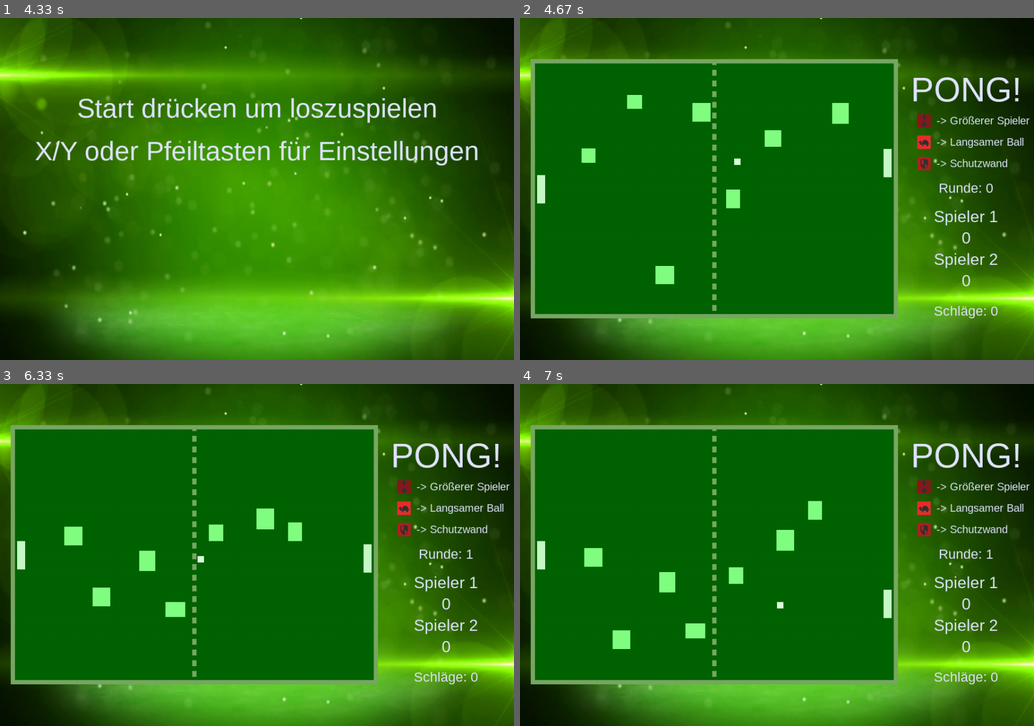
Above: before the commit, frames 1-4 (two rows, left to right).
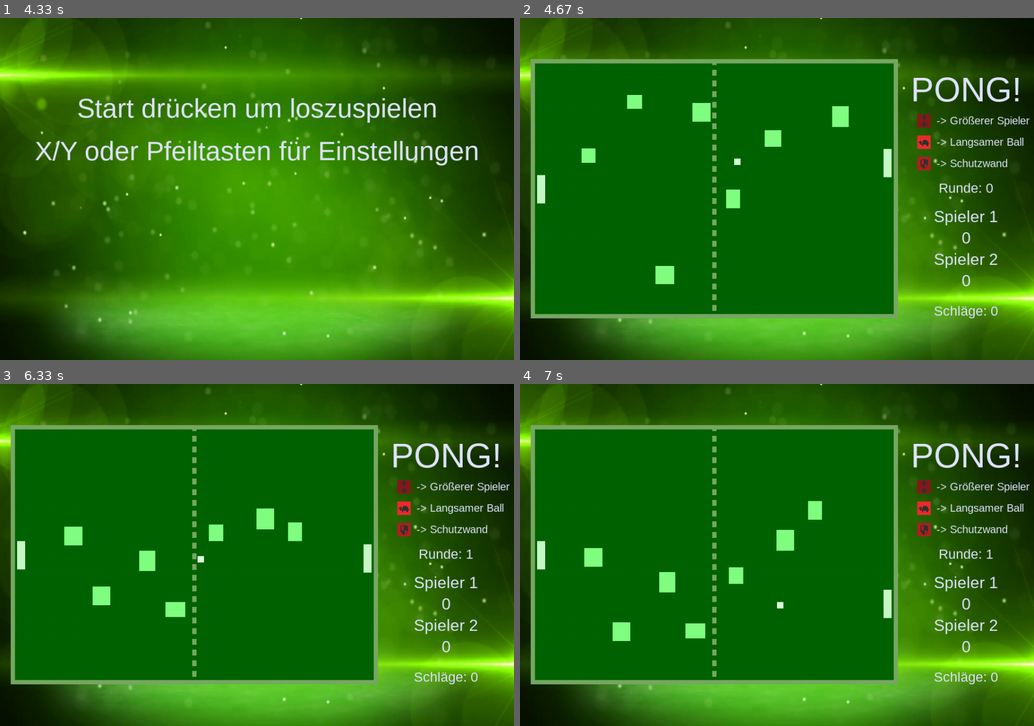
Above: after the commit, the same moments.

Repository: astroPythoner/pygame_Pong
Game: pygame game, started from pong.py
Same seed, same stepped clock (60 frames per second), same inputs: the game is played once before the commit and once after it.
Inputs:
- Up to frame 1 (4.33 s): hold Right 0.33-0.8 s; tap Enter at 0.83 s; hold Up 1.17-1.63 s; tap D at 1.67 s; tap A at 2 s; hold Right 3.17-3.8 s
- Up to frame 2 (4.67 s): tap Space at 4.33 s
- Up to frame 3 (6.33 s): tap W at 4.83 s; hold Up 5.17-5.47 s; hold W 5.17-5.47 s; hold Up 5.5-5.87 s; hold W 5.5-5.87 s; tap Space at 6.23 s
- Up to frame 4 (7 s): no input

Frame 1 is identical in both runs. In frame 2, less than 0.1% of the frame differs, in the area x 60-64%, y 24-32%; in frame 3, less than 0.1%; in frame 4, 0.2%, in the area x 18-22%, y 69-78%.

Commit message:
Noch flüßigere Bewegungen

Diff:
--- a/sprites.py
+++ b/sprites.py
@@ -31,9 +31,9 @@
             self.rect.centery = self.game.ball.rect.centery
         else:
             if self.game.check_key_pressed(MOVE_UP, self.player_num):
-                self.rect.y -= self.game.spielfeldhoehe / 50
+                self.rect.y -= (self.game.spielfeldhoehe / 80) * self.game.time_diff * FPS
             elif self.game.check_key_pressed(MOVE_DOWN, self.player_num):
-                self.rect.y += self.game.spielfeldhoehe / 50
+                self.rect.y += (self.game.spielfeldhoehe / 80) * self.game.time_diff * FPS
         if self.rect.top < self.game.spielfeldy+8:
             self.rect.top = self.game.spielfeldy+8
         if self.rect.bottom > self.game.spielfeldy + self.game.spielfeldhoehe - 7:
@@ -91,6 +91,7 @@
             if self.game.debug:
                 print("Oben an der Wand abrpallen (vel:", self.vel,")")
             self.rect.top = self.game.spielfeldy + 8
+            self.pos.y = self.rect.centery
             self.vel.y = -self.vel.y
             # Fliegt der Ball seitlich am Rand kann er dadruch, dass die Spieler sich nur bis zum Spielfeldrandbewegen können, festhängen. Er fliegt daher zur Seite
             if self.vel.y == 0:
@@ -122,6 +123,7 @@
             if self.game.debug:
                 print("Unten an der Wand abrpallen (vel:", self.vel,")")
             self.rect.bottom = self.game.spielfeldy + self.game.spielfeldhoehe - 7
+            self.pos.y = self.rect.centery
             self.vel.y = -self.vel.y
             # Fliegt der Ball seitlich am Rand kann er dadruch, dass die Spieler sich nur bis zum Spielfeldrandbewegen können, festhängen. Er fliegt daher zur Seite
             if self.vel.y == 0:
@@ -187,7 +189,7 @@
         self.rect = self.image.get_rect()
         self.rect.center = pos
         self.direction = random.choice([MOVE_UP,MOVE_DOWN])
-        self.speed = random.randrange(1,3)
+        self.speed = random.randrange(4,8) / 4
         self.is_power_type = False
         self.is_schutz = is_schutz
         if self.is_schutz:
@@ -197,9 +199,9 @@
     def update(self):
         if self.game.with_moving_hindernisse and not self.is_schutz:
             if self.direction == MOVE_UP:
-                self.rect.y -= self.speed
-            else:
-                self.rect.y += self.speed
+                self.rect.y -= self.speed * self.game.time_diff * FPS
+            else:
+                self.rect.y += self.speed * self.game.time_diff  * FPS
             if self.rect.top <= self.game.spielfeldy + 50:
                 self.direction = MOVE_DOWN
             if self.rect.bottom >= self.game.spielfeldy + self.game.spielfeldhoehe - 50:
